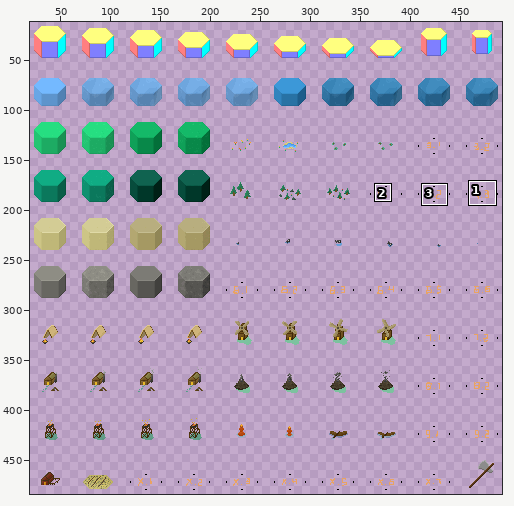
A sprite sheet gets an edit: assets/tiles/tiles.png. The picture above shows the old version from afar; the outline marks the close-up.
Close-up. Before the edit:
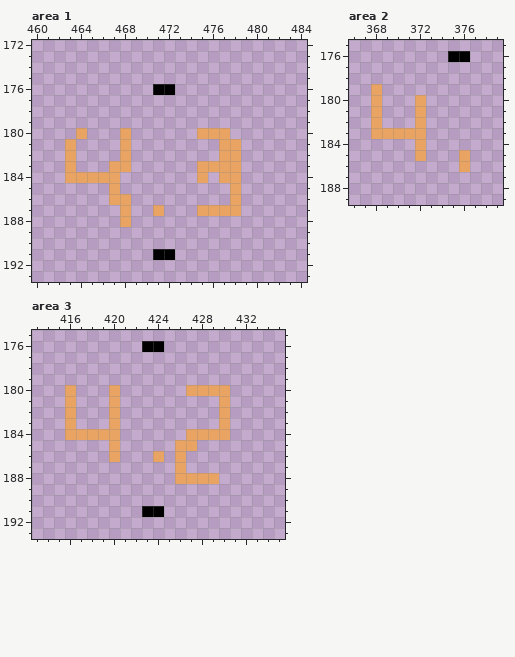
The file is 512x512 pixels. Pixels under 10% opacity are left out. Colours within 5 levels of each other are drawn and written as one. Shown: area 1: x 460..484, y 172..193; area 2: x 366..379, y 175..189; area 3: x 413..435, y 175..193. The wide view leaves out empty margins. The commit also changed other parts of the picture, which this record leaves out.
And afterwards:
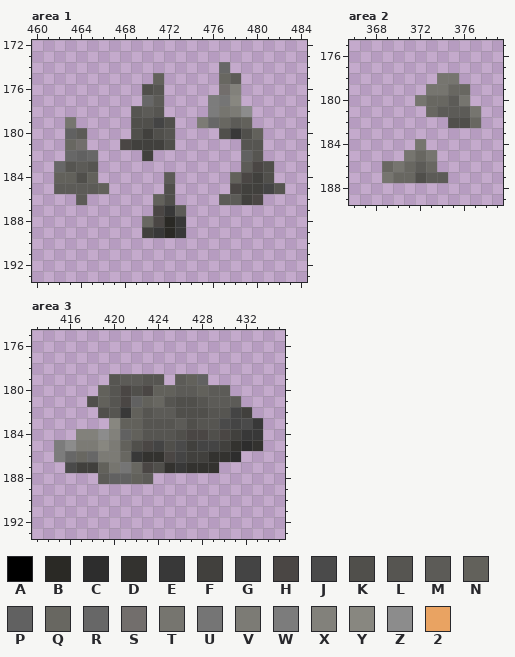
Palette (. is transparent): A #000000  B #2a2925  C #2d2d2d  D #33322f  E #383838  F #41403d  G #444444  H #4a4644  J #4a4a4a  K #504f4b  L #565551  M #5c5b57  N #62615b  P #616161  Q #686761  R #676767  S #726e6c  T #76756f  U #757575  V #7c7b75  W #7c7c7c  X #82817b  Y #888780  Z #8c8c8c  2 #e9a362
Diff:
--- area 1
@@ x 460..484 @@
 173 .........................
-174 .........................
-175 .........................
-176 ...........AA............
-177 .........................
-178 .........................
-179 .........................
-180 ....2...2......222.......
-181 ...2....2........22......
-182 ...2....2........22......
-183 ...2...22......2222......
-184 ...22222.......2.22......
-185 .......2..........2......
-186 .......22.........2......
-187 ........2..2...2222......
-188 ........2................
-189 .........................
+174 .................R.......
+175 ...........N.....QM......
+176 ..........KL.....SX......
+177 ..........RM....WUY......
+178 .........LML....WTVZ.....
+179 ...T.....KKGK..VRQMN.....
+180 ...PM....KFKL....KEKN....
+181 ...QS...HFFFK......LL....
+182 ...RPR....F........PL....
+183 ..RLML.............MHK...
+184 ..NNKN......M.....NHFK...
+185 ..MMMMN.....K.....HFFGL..
+186 ....M......NK....MMFH....
+187 ...........HEM...........
+188 ..........QHBE...........
+189 ..........FEBE...........
 190 .........................
-191 ...........AA............
+191 .........................
 192 .........................
--- area 2
@@ x 366..379 @@
 175 ..............
-176 .........AA...
+176 ..............
 177 ..............
-178 ..............
-179 ..2...........
-180 ..2...2.......
-181 ..2...2.......
-182 ..2...2.......
-183 ..22222.......
-184 ......2.......
-185 ......2...2...
-186 ..........2...
-187 ..............
+178 ........TT....
+179 .......TTQQ...
+180 ......TQQMT...
+181 .......QMMMT..
+182 .........KKQ..
+183 ..............
+184 ......T.......
+185 .....TQT......
+186 ...QTQMQ......
+187 ...TQQKMM.....
 188 ..............
--- area 3
@@ x 413..435 @@
 175 .......................
-176 ..........AA...........
+176 .......................
 177 .......................
 178 .......................
-179 .......................
-180 ...2...2......2222.....
-181 ...2...2.........2.....
-182 ...2...2.........2.....
-183 ...2...2.........2.....
-184 ...22222......2222.....
-185 .......2.....22........
-186 .......2...2.2.........
-187 .............2.........
-188 .............2222......
+179 .......LMMLL.MNP.......
+180 ......NLHKHNNMMNMM.....
+181 .....KNLHPNQLKKLMMM....
+182 ......KLENLMMKKKLLGF...
+183 .......YNNLLLMKLLJGJE..
+184 ....XXZXPNLLLKHHKHFEE..
+185 ..WZVVYVNKHGKJFGGFDCD..
+186 ..WRQRVVQEDDHGFFDDC....
+187 ...JFFNTUQHKDEDDD......
+188 ......MPPNM............
 189 .......................
 190 .......................
-191 ..........AA...........
+191 .......................
 192 .......................
Boxes around the changes in both close-ups, in picture pixels (x1, y1, x2, y2):
changed: (54, 62, 285, 260)
changed: (371, 51, 481, 183)
changed: (54, 341, 263, 517)
